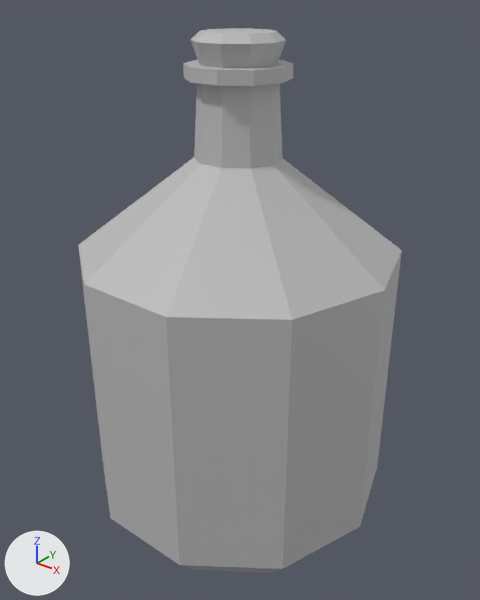
Renders of the FBX model Project/RogueLike-SmoothBrain/Assets/SampleSceneAssets/Art/Meshs/MERCHANT ROOM/PROPS/POTIONS/MESH_Jar.fbx from each side of a commit.
Before and after are seen from a 50 mm lens placed at (0.0023, -0.00286, 0.00327), pointed at (0.00001, 0.0, 0.0015). Every picture has the same lights, and +X, +Y and +Z are marked at lower left. Where no turn or scale is listed for an object, it has been applied to the vertices.

In view in the first picture: 'MESH_Jar'.
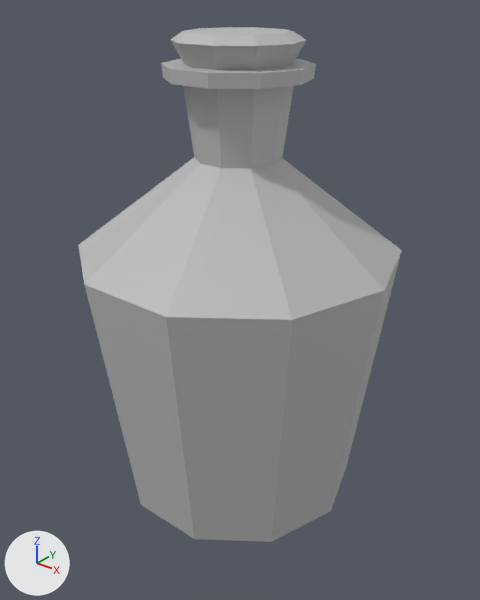
The change, as a list of edits to the scene's bpy script:
```text
Change me_mesh:
    where me_mesh.from_pydata(...)  # 154 vertices, 170 faces; spans x -0.00095..0.00095, y -0.00091..0.00091, z 0.0..0.00302
    used by ob_mesh_jar; location = (0.0, 0.0, 0.0)
    me_mesh part 1: the loose piece of 32 vertices spanning x -0.00025..0.00025, y -0.00024..0.00024, z 0.00272..0.00302 is multiplied about its middle by the matrix ((1.407, 0.0, 0.0), (0.0, 1.407, 0.0), (0.0, 0.0, 1.0))
    me_mesh part 2: 40 of 154 vertices moved; they spanned x -0.00095..0.00095, y -0.00091..0.00091, z 0.0..0.00024 and now span x -0.00075..0.00075, y -0.00071..0.00071, z 0.0..0.00024; mean shift (0.0, 0.0, 0.0); largest move (-0.00024, 0.00073, 0.0) -> (-0.00015, 0.00047, 0.0)
    me_mesh part 3: all 40 vertices in x -0.00029..0.00029, y -0.00027..0.00027, z 0.00279..0.00286 are scaled about their middle by (1.39, 1.39, 1)
```

Changed parts and their boxes [x1, y1, x2, y2] in the pictures (480 x 600 px; the box of a moved part takes in the faces that stretch with it):
'MESH_Jar', reshaped: before [78, 28, 402, 573]; after [78, 27, 402, 542]
part 1 of me_mesh, moved or reshaped: before [190, 28, 286, 68]; after [170, 27, 307, 70]
part 2 of me_mesh, moved or reshaped: before [79, 251, 402, 573]; after [85, 253, 401, 542]
part 3 of me_mesh, moved or reshaped: before [183, 60, 293, 169]; after [161, 58, 316, 169]
